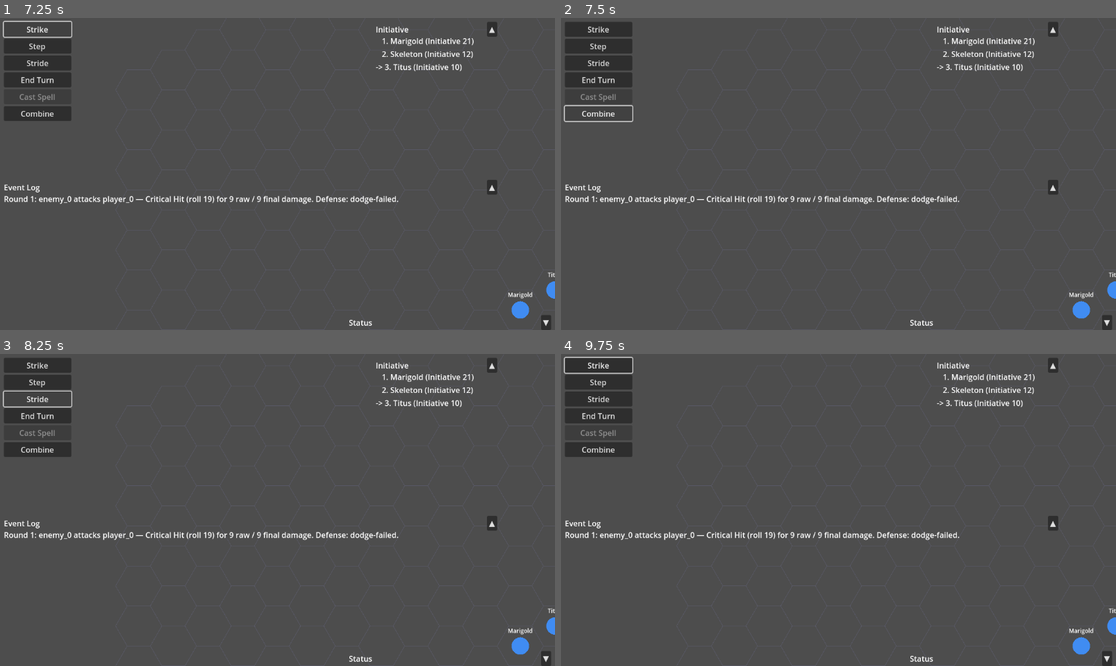
Above: before the commit, frames 1-4 (two rows, left to right).
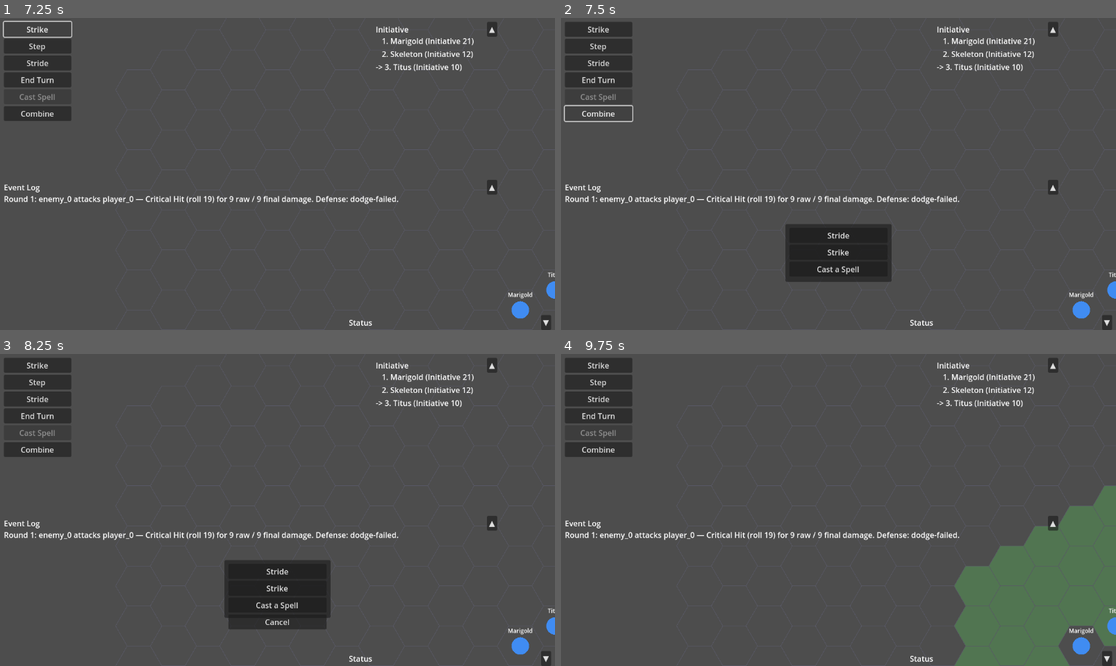
Above: after the commit, the same moments.

Repository: Pyroraptor/hykaen
Game: Godot game, scene res://scenes/TitleScreen.tscn
Two runs of this game, one before a commit and one after it. Both use one fixed random seed, a clock stepped at 60 frames per second and the inputs below.
Inputs (mouse positions are in pixels of both pictures, inside the frame that each line leads up to):
- Up to frame 1 (7.25 s): click "New Game" at 0.5 s; click "▲" at 1.25 s; click "▼" at 2 s; tap Enter at 2.75 s; move the mouse to (399, 158) at 2.77 s; hold Right (ui_right) 2.78-3.5 s; hold Shift 2.78-3.5 s; click (399, 158) at 2.92 s; click "Step" at 3.5 s; click "Stride" at 4.25 s; click "End Turn" at 5 s; click "Dodge" at 5.75 s; click "Strike" at 6.5 s
- Up to frame 2 (7.5 s): click "Combine" at 7.25 s
- Up to frame 3 (8.25 s): click "Stride" at 8 s
- Up to frame 4 (9.75 s): click "Strike" at 8.75 s; click (838, 622) at 9.5 s, where only the run after the commit has a clickable "Confirm"

Frame 1 is identical in both runs. In frame 2, 3.5% of the frame differs, in the area x 40-60%, y 66-85%; in frame 3, 4.2%; in frame 4, 11%, in the area x 0-100%, y 0-100%.

Commit message:
fix: restore verb targeting and spell/combine pickers broken by Camera2D + ScrollContainer
Three input bugs introduced by the Iteration W AEF run and subsequent UI
polish commit:

1. SpellPickerPanel was add_child()'d to MainScene root (canvas layer 0),
   so Camera2D's world-space transform displaced its screen position off the
   viewport. Moved to $UILayer.add_child() so anchor_top=1.0 resolves
   correctly in screen space (same fix class as VerbBarView/EndTurnControl).

2. EventLogView Content changed from VBoxContainer (MOUSE_FILTER_IGNORE) to
   ScrollContainer (MOUSE_FILTER_STOP default), blocking all left-click events
   in the bottom ~312px area before they reached HexGridView._unhandled_input.
   Set mouse_filter=PASS on the ScrollContainer so scroll-wheel still works
   while hex clicks pass through.

3. VerbBarView root Control defaulted to MOUSE_FILTER_STOP, silently eating
   clicks in the top-left 140×300px rect. Set mouse_filter=PASS so the blank
   space between buttons passes through to the hex grid.

Updated test_presentation_stack_wiring.gd to expect SpellPickerPanel under
$UILayer (not as a direct MainScene child).

Co-Authored-By: Claude Sonnet 4.6 <noreply@anthropic.com>

Diff:
--- a/MainScene.gd
+++ b/MainScene.gd
@@ -384,7 +384,7 @@
 	spell_picker_panel.offset_right  = 110
 	spell_picker_panel.offset_top    = -220
 	spell_picker_panel.offset_bottom = -100
-	add_child(spell_picker_panel)
+	$UILayer.add_child(spell_picker_panel)
 	_spell_picker.setup(spell_picker_panel)
 	selection_overlay.selection_cancelled.connect(func(_v): _spell_picker.hide())
 
--- a/presentation/event_log_view.tscn
+++ b/presentation/event_log_view.tscn
@@ -37,6 +37,7 @@
 offset_top = 28.0
 offset_right = 1024.0
 offset_bottom = 312.0
+mouse_filter = 1
 
 [node name="Rows" type="VBoxContainer" parent="Content"]
 layout_mode = 2
--- a/presentation/verb_bar_view.tscn
+++ b/presentation/verb_bar_view.tscn
@@ -9,6 +9,7 @@
 offset_top = 8.0
 offset_right = 148.0
 offset_bottom = 308.0
+mouse_filter = 1
 script = ExtResource("1_verbbarview")
 
 [node name="ButtonsContainer" type="VBoxContainer" parent="."]
--- a/tests/infrastructure/test_presentation_stack_wiring.gd
+++ b/tests/infrastructure/test_presentation_stack_wiring.gd
@@ -114,21 +114,20 @@
 	"ReactionPromptUI": ReactionPromptUIClass,
 }
 
-## _SPELL_PICKER_PANEL_NAME -- the spell-picker Panel node added by
-## _setup_spell_picker_panel() in MainScene._ready(). It's a built-in Panel
-## node (no preloaded GDScript class), so it is verified separately rather
-## than via the const _EXPECTED_CHILDREN dict (GDScript 4 const dicts cannot
-## hold built-in class references as values).
+## _SPELL_PICKER_PANEL_NAME -- the spell-picker Panel node added dynamically
+## in MainScene._ready() as a child of $UILayer (screen-space, Camera2D-safe).
+## Built-in Panel node (no preloaded GDScript class), verified separately from
+## _EXPECTED_UI_LAYER_CHILDREN (GDScript 4 const dicts cannot hold built-in
+## class references as values).
 const _SPELL_PICKER_PANEL_NAME: String = "SpellPickerPanel"
 
 ## _GAME_CAMERA_NODE_NAME -- FEAT-001 (US-001 / FR-001, ADR-001, Iteration W
 ## "Camera Panning & Collapsible Panels"): GameCamera, a Camera2D node added
 ## as a sibling of HexGridView directly on MainScene.tscn -- the
-## infrastructure foundation the camera-panning steel thread builds on. Like
-## SpellPickerPanel above, it's a built-in Camera2D node (no preloaded
-## GDScript class), so it is verified separately rather than via the const
-## _EXPECTED_CHILDREN dict (GDScript 4 const dicts cannot hold built-in class
-## references as values).
+## infrastructure foundation the camera-panning steel thread builds on. It's a
+## built-in Camera2D node (no preloaded GDScript class), so it is verified
+## separately rather than via the const _EXPECTED_CHILDREN dict (GDScript 4
+## const dicts cannot hold built-in class references as values).
 const _GAME_CAMERA_NODE_NAME: String = "GameCamera"
 
 
@@ -235,18 +234,6 @@
 			"MainScene must have a child node named '%s' (FEAT-002 kept presentation/* stack)" % expected_name
 		)
 
-	# SpellPickerPanel is a built-in Panel node verified separately (see
-	# _SPELL_PICKER_PANEL_NAME doc above for why it's not in _EXPECTED_CHILDREN).
-	assert_true(
-		actual_names_by_node.has(_SPELL_PICKER_PANEL_NAME),
-		"MainScene must have a '%s' child (spell picker UI, added by _setup_spell_picker_panel())" % _SPELL_PICKER_PANEL_NAME
-	)
-	if actual_names_by_node.has(_SPELL_PICKER_PANEL_NAME):
-		assert_true(
-			actual_names_by_node[_SPELL_PICKER_PANEL_NAME] is Panel,
-			"'%s' must be a Panel node" % _SPELL_PICKER_PANEL_NAME
-		)
-
 	# GameCamera is a built-in Camera2D node verified separately (see
 	# _GAME_CAMERA_NODE_NAME doc above for why it's not in _EXPECTED_CHILDREN).
 	assert_true(
@@ -288,20 +275,33 @@
 					"'%s' child '%s' must be an instance of its expected presentation/* class" % [_UI_LAYER_NODE_NAME, expected_name]
 				)
 
+		# SpellPickerPanel is a built-in Panel node added dynamically to UILayer
+		# (not a typed presentation/* class), so it is verified separately rather
+		# than via _EXPECTED_UI_LAYER_CHILDREN.
+		assert_true(
+			ui_layer_children_by_name.has(_SPELL_PICKER_PANEL_NAME),
+			"'%s' must have a '%s' child (spell picker UI must be in UILayer for Camera2D-safe screen-space anchoring)" % [_UI_LAYER_NODE_NAME, _SPELL_PICKER_PANEL_NAME]
+		)
+		if ui_layer_children_by_name.has(_SPELL_PICKER_PANEL_NAME):
+			assert_true(
+				ui_layer_children_by_name[_SPELL_PICKER_PANEL_NAME] is Panel,
+				"'%s/%s' must be a Panel node" % [_UI_LAYER_NODE_NAME, _SPELL_PICKER_PANEL_NAME]
+			)
+
 		assert_eq(
-			ui_layer.get_children().size(), _EXPECTED_UI_LAYER_CHILDREN.size(),
-			"'%s' must have EXACTLY the expected panel child set, no more no less; found children: %s"
+			ui_layer.get_children().size(), _EXPECTED_UI_LAYER_CHILDREN.size() + 1,
+			"'%s' must have EXACTLY the expected panel child set plus SpellPickerPanel, no more no less; found children: %s"
 			% [_UI_LAYER_NODE_NAME, ui_layer_children_by_name.keys()]
 		)
 
 	assert_eq(
-		actual_children.size(), _EXPECTED_CHILDREN.size() + 3,
-		"MainScene must have EXACTLY the expected presentation/* child set plus SpellPickerPanel, GameCamera, and UILayer, no more no less; found children: %s"
+		actual_children.size(), _EXPECTED_CHILDREN.size() + 2,
+		"MainScene must have EXACTLY the expected presentation/* child set plus GameCamera and UILayer, no more no less; found children: %s"
 		% [actual_names_by_node.keys()]
 	)
 
 	for child_name in actual_names_by_node.keys():
-		if child_name == _SPELL_PICKER_PANEL_NAME or child_name == _GAME_CAMERA_NODE_NAME or child_name == _UI_LAYER_NODE_NAME:
+		if child_name == _GAME_CAMERA_NODE_NAME or child_name == _UI_LAYER_NODE_NAME:
 			continue  # verified separately above
 		var expected_class = _EXPECTED_CHILDREN.get(child_name, null)
 		assert_not_null(expected_class, "unexpected child node '%s' present on MainScene -- only the FEAT-002 presentation/* set may be wired" % child_name)
@@ -582,7 +582,6 @@
 
 	for expected_name in _EXPECTED_CHILDREN.keys():
 		assert_not_null(instance.get_node_or_null(expected_name), "MainScene must still resolve child node '%s' after headless boot" % expected_name)
-	assert_not_null(instance.get_node_or_null(_SPELL_PICKER_PANEL_NAME), "MainScene must still resolve child node '%s' after headless boot" % _SPELL_PICKER_PANEL_NAME)
 	assert_not_null(instance.get_node_or_null(_GAME_CAMERA_NODE_NAME), "MainScene must still resolve child node '%s' after headless boot" % _GAME_CAMERA_NODE_NAME)
 
 	# FEAT-007 (Iteration W CanvasLayer migration): StatusPanelView/
@@ -596,3 +595,7 @@
 				ui_layer.get_node_or_null(expected_name),
 				"'%s' must still resolve child node '%s' after headless boot" % [_UI_LAYER_NODE_NAME, expected_name]
 			)
+		assert_not_null(
+			ui_layer.get_node_or_null(_SPELL_PICKER_PANEL_NAME),
+			"'%s' must still resolve child node '%s' after headless boot (spell picker must be in UILayer for Camera2D-safe screen-space anchoring)" % [_UI_LAYER_NODE_NAME, _SPELL_PICKER_PANEL_NAME]
+		)
